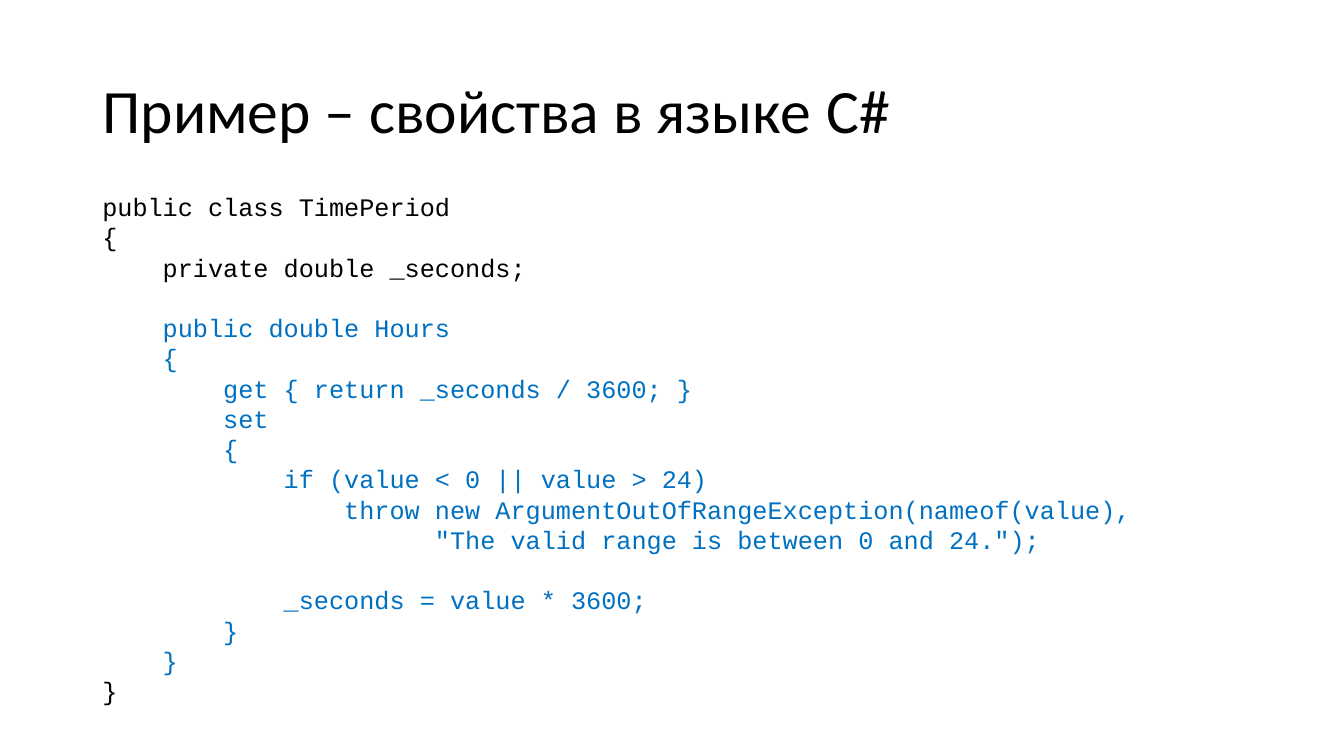
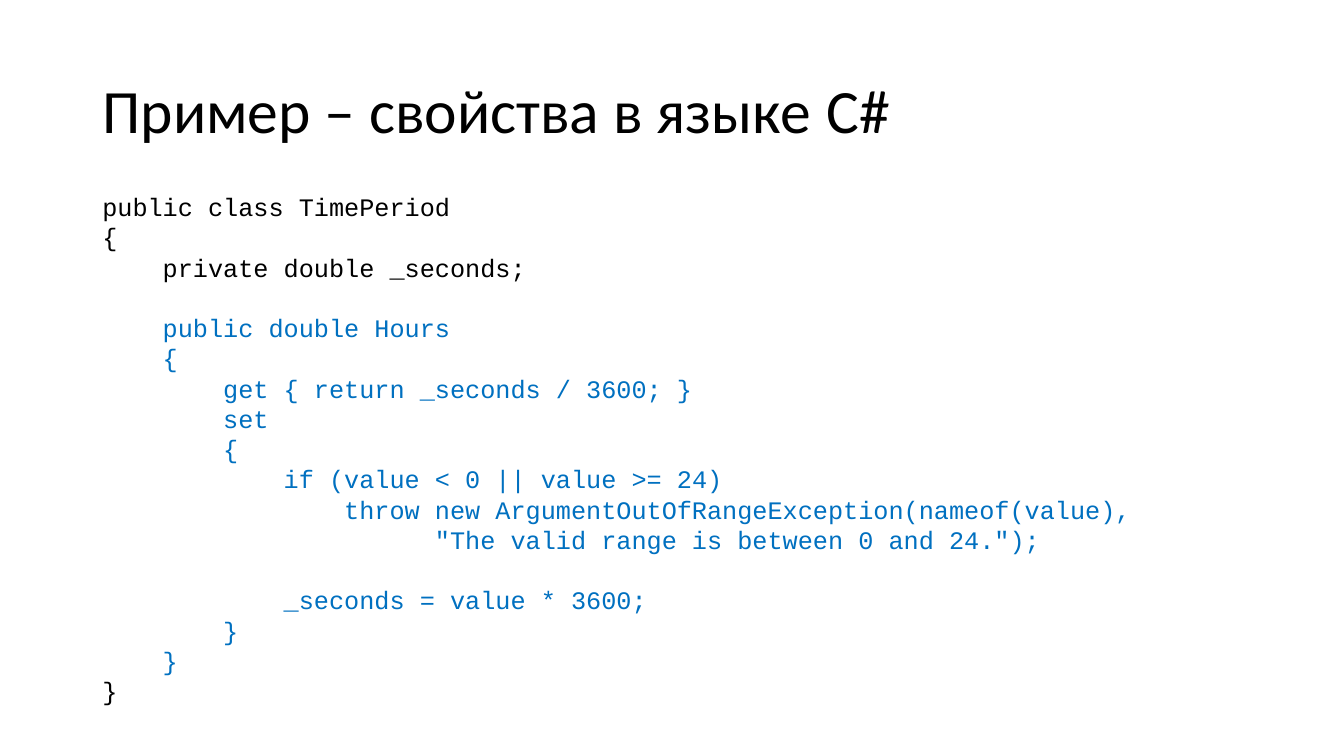
Before and after one commit to alexey-malov/oop, a slide deck: slide 52 of lectures/02/Основы ООП.pptx (slide 51 before the commit). Drawn at 1344x756 pixels with LibreOffice and Linux fonts; fonts in the diff are those of the drawing. Boxes give left, top, right and bottom in pixels: in the first picture for what was removed or moved away, otherwise in the second. Text is boxed around its words. In the diff, an @@ line names an element or a change of style, - is before the commit and + after.

```diff
--- a/lectures/02/Основы ООП.pptx
+++ b/lectures/02/Основы ООП.pptx
@@ text at box(284, 470, 722, 494): text changed @@
-if (value < 0 || value > 24)
+if (value < 0 || value >= 24)
```
Also in this commit, not shown: 8 other slides changed, 3 slides added, 7 slides removed, 4 other files.
